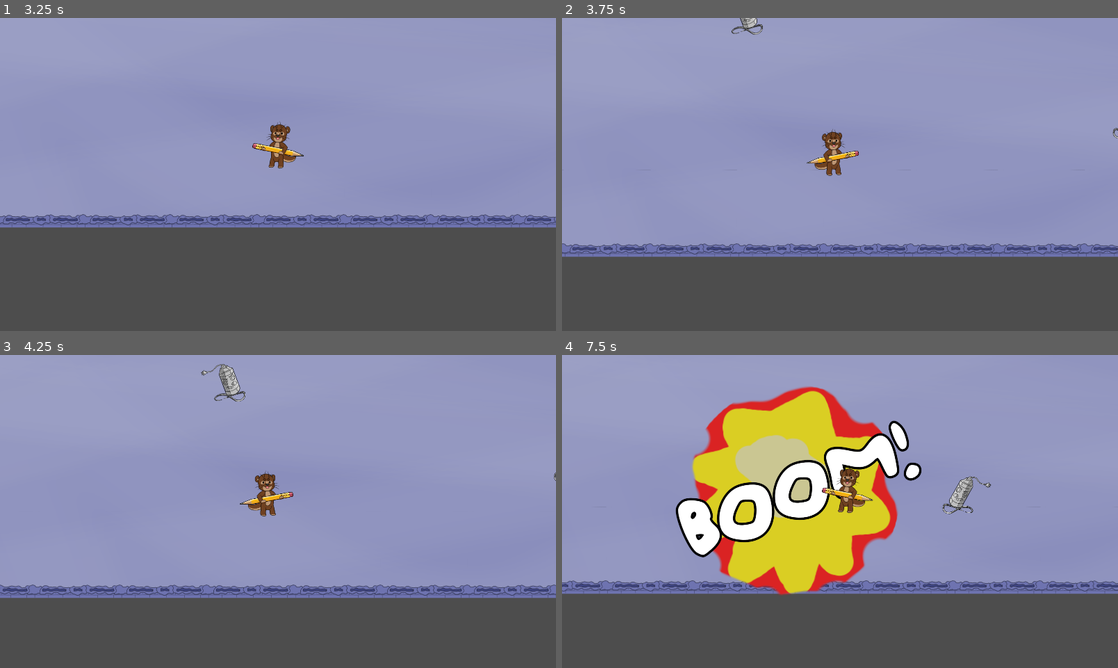
Above: before the commit, frames 1-4 (two rows, left to right).
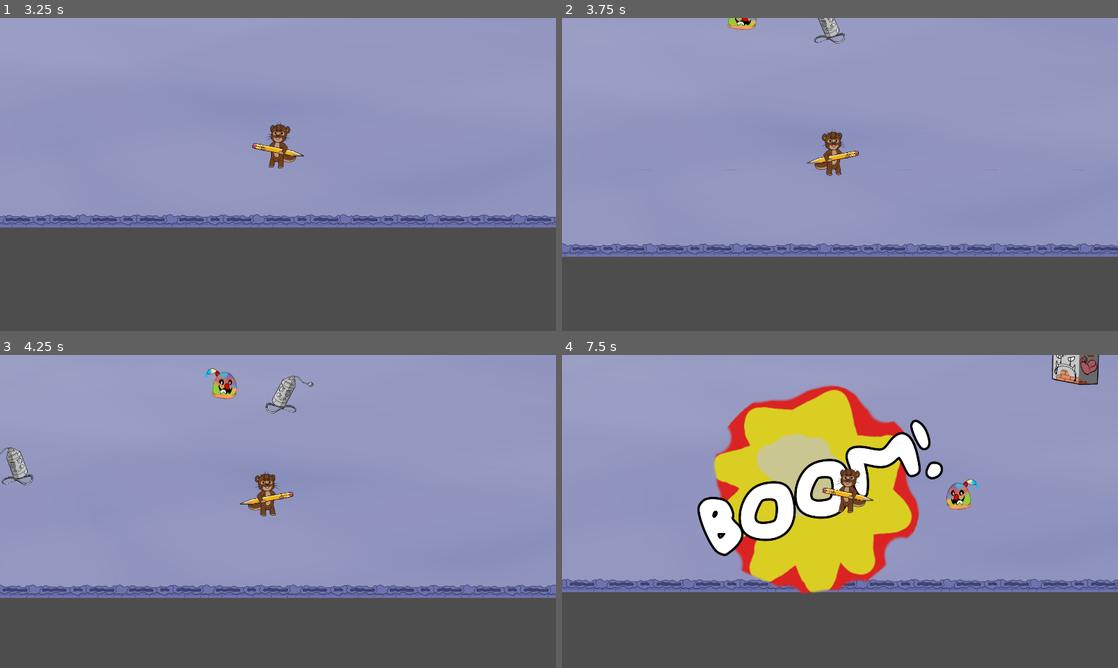
Above: after the commit, the same moments.

Repository: DrOtter3000/ctrlottdelete
Game: Godot game, scene res://Levels/level_template.tscn
Two runs of this game, one before a commit and one after it. Both use one fixed random seed, a clock stepped at 60 frames per second and the inputs below. The engine's default icon, where the game draws it, is replaced by a stand-in: a white triangle on a blue panel in a dark square.
Inputs (mouse positions are in pixels of both pictures, inside the frame that each line leads up to):
- Up to frame 1 (3.25 s): move the mouse to (400, 158) at 0.52 s; hold D (right) 0.53-1.28 s; click (400, 158) at 0.6 s; move the mouse to (166, 190) at 1.27 s; hold S (down) 1.28-2.03 s; click (166, 190) at 1.35 s; move the mouse to (333, 105) at 2.02 s; hold D (right) 2.03-2.78 s; click (333, 105) at 2.1 s; move the mouse to (250, 237) at 2.77 s; hold W (up) from 2.78 s (still down); click (250, 237) at 2.85 s
- Up to frame 2 (3.75 s): move the mouse to (1006, 221) at 3.52 s; release W (up) at 3.53 s; hold A (left) from 3.53 s (still down); click (1006, 221) at 3.6 s
- Up to frame 3 (4.25 s): keep holding A (left)
- Up to frame 4 (7.5 s): move the mouse to (673, 464) at 4.27 s; click (673, 464) at 4.35 s; move the mouse to (867, 511) at 5.02 s; release A (left) at 5.03 s; hold S (down) 5.03-5.78 s; click (867, 511) at 5.1 s; move the mouse to (756, 433) at 5.77 s; hold D (right) 5.78-6.53 s; click (756, 433) at 5.85 s; move the mouse to (962, 495) at 6.52 s; hold W (up) 6.53-7.28 s; click (962, 495) at 6.6 s; move the mouse to (728, 527) at 7.27 s; hold D (right) from 7.28 s (still down); click (728, 527) at 7.35 s

Frame 1 is identical in both runs. In frame 2, 0.5% of the frame differs, in the area x 29-100%, y 0-39%; in frame 3, 1.2%; in frame 4, 17%, in the area x 0-100%, y 0-77%.

Commit message:
make tank juicy

Diff:
--- a/Enemies/Kamikaze/kamikaze.tscn
+++ b/Enemies/Kamikaze/kamikaze.tscn
@@ -455,5 +455,6 @@
 
 [node name="AudioStreamPlayer2D" type="AudioStreamPlayer2D" parent="." index="9"]
 stream = ExtResource("6_juvey")
+bus = &"SFX"
 
 [connection signal="body_entered" from="ExplosionArea" to="." method="_on_explosion_area_body_entered"]
--- a/Enemies/PermanentMarker/permanent_marker.gd
+++ b/Enemies/PermanentMarker/permanent_marker.gd
@@ -1 +1,24 @@
 extends Enemy
+
+@onready var audio_stream_player_2d: AudioStreamPlayer2D = $AudioStreamPlayer2D
+
+
+func play_walk_sound() -> void:
+	audio_stream_player_2d.stream = load("res://Audio/SFX/Enemies/tank_walk.wav")
+	audio_stream_player_2d.pitch_scale = randf_range(.7, 1.4)
+	audio_stream_player_2d.volume_db = -20
+	audio_stream_player_2d.play()
+
+
+func play_die_sound() -> void:
+	audio_stream_player_2d.stream = load("res://Audio/SFX/Enemies/tank_die.wav")
+	audio_stream_player_2d.pitch_scale = randf_range(.7, 1.4)
+	audio_stream_player_2d.volume_db = 0
+	audio_stream_player_2d.play()
+
+
+func play_attack_sound() -> void:
+	audio_stream_player_2d.stream = load("res://Audio/SFX/Enemies/tank_attack.wav")
+	audio_stream_player_2d.pitch_scale = randf_range(.7, 1.4)
+	audio_stream_player_2d.volume_db = 0
+	audio_stream_player_2d.play()
--- a/Enemies/PermanentMarker/permanent_marker.tscn
+++ b/Enemies/PermanentMarker/permanent_marker.tscn
@@ -1,8 +1,9 @@
-[gd_scene load_steps=12 format=3 uid="uid://cwiyh5qtpd6va"]
+[gd_scene load_steps=16 format=3 uid="uid://cwiyh5qtpd6va"]
 
 [ext_resource type="PackedScene" uid="uid://6x1a8q27db8p" path="res://Enemies/enemy.tscn" id="1_52cxl"]
 [ext_resource type="Texture2D" uid="uid://dt33xwy1cxw25" path="res://Enemies/PermanentMarker/Tank.png" id="2_5lgpu"]
 [ext_resource type="Script" path="res://Enemies/PermanentMarker/permanent_marker.gd" id="2_xcyun"]
+[ext_resource type="Texture2D" uid="uid://chg5yjkvcsam4" path="res://Assets/DecalsAndParticles/cloud.png" id="4_fk24p"]
 
 [sub_resource type="RectangleShape2D" id="RectangleShape2D_f00we"]
 size = Vector2(153, 146)
@@ -63,10 +64,22 @@
 "update": 0,
 "values": [Vector2(0, -48)]
 }
+tracks/4/type = "value"
+tracks/4/imported = false
+tracks/4/enabled = true
+tracks/4/path = NodePath("GPUParticles2D:emitting")
+tracks/4/interp = 1
+tracks/4/loop_wrap = true
+tracks/4/keys = {
+"times": PackedFloat32Array(0),
+"transitions": PackedFloat32Array(1),
+"update": 1,
+"values": [false]
+}
 
 [sub_resource type="Animation" id="Animation_nwf4a"]
 resource_name = "attack"
-length = 0.2
+length = 0.25
 tracks/0/type = "value"
 tracks/0/imported = false
 tracks/0/enabled = true
@@ -79,10 +92,24 @@
 "update": 0,
 "values": [Vector2(1, 1), Vector2(1.25, 1.25), Vector2(1, 1)]
 }
+tracks/1/type = "method"
+tracks/1/imported = false
+tracks/1/enabled = true
+tracks/1/path = NodePath(".")
+tracks/1/interp = 1
+tracks/1/loop_wrap = true
+tracks/1/keys = {
+"times": PackedFloat32Array(0),
+"transitions": PackedFloat32Array(1),
+"values": [{
+"args": [],
+"method": &"play_attack_sound"
+}]
+}
 
 [sub_resource type="Animation" id="Animation_gegy1"]
 resource_name = "die"
-length = 0.3
+length = 3.34
 step = 0.025
 tracks/0/type = "value"
 tracks/0/imported = false
@@ -103,9 +130,12 @@
 tracks/1/interp = 1
 tracks/1/loop_wrap = true
 tracks/1/keys = {
-"times": PackedFloat32Array(0.3),
-"transitions": PackedFloat32Array(1),
+"times": PackedFloat32Array(0, 3.325),
+"transitions": PackedFloat32Array(1, 1),
 "values": [{
+"args": [],
+"method": &"play_die_sound"
+}, {
 "args": [],
 "method": &"queue_free"
 }]
@@ -133,6 +163,18 @@
 "transitions": PackedFloat32Array(1, 1),
 "update": 0,
 "values": [Vector2(0, -48), Vector2(0, 0)]
+}
+tracks/4/type = "value"
+tracks/4/imported = false
+tracks/4/enabled = true
+tracks/4/path = NodePath("GPUParticles2D:emitting")
+tracks/4/interp = 1
+tracks/4/loop_wrap = true
+tracks/4/keys = {
+"times": PackedFloat32Array(0),
+"transitions": PackedFloat32Array(1),
+"update": 1,
+"values": [true]
 }
 
 [sub_resource type="Animation" id="Animation_m4uli"]
@@ -164,6 +206,23 @@
 "update": 0,
 "values": [-0.10472, 0.10472]
 }
+tracks/2/type = "method"
+tracks/2/imported = false
+tracks/2/enabled = true
+tracks/2/path = NodePath(".")
+tracks/2/interp = 1
+tracks/2/loop_wrap = true
+tracks/2/keys = {
+"times": PackedFloat32Array(0, 0.8),
+"transitions": PackedFloat32Array(1, 1),
+"values": [{
+"args": [],
+"method": &"play_walk_sound"
+}, {
+"args": [],
+"method": &"play_walk_sound"
+}]
+}
 
 [sub_resource type="AnimationLibrary" id="AnimationLibrary_dpxjn"]
 _data = {
@@ -173,6 +232,28 @@
 "walk": SubResource("Animation_m4uli")
 }
 
+[sub_resource type="Curve" id="Curve_7uctu"]
+_data = [Vector2(0, 0), 0.0, 0.0, 0, 0, Vector2(0.0791367, 0.911121), 0.910306, 0.910306, 0, 0, Vector2(0.455635, 0.952598), -0.299495, -0.299495, 0, 0, Vector2(1, 0), 0.0, 0.0, 0, 0]
+point_count = 4
+
+[sub_resource type="CurveTexture" id="CurveTexture_iny8x"]
+curve = SubResource("Curve_7uctu")
+
+[sub_resource type="ParticleProcessMaterial" id="ParticleProcessMaterial_smpg0"]
+particle_flag_disable_z = true
+emission_shape = 1
+emission_sphere_radius = 125.0
+angle_min = 1.07288e-05
+angle_max = 360.0
+direction = Vector3(0, -1, 0)
+spread = 90.0
+initial_velocity_min = 50.0
+initial_velocity_max = 100.0
+gravity = Vector3(0, 98, 0)
+scale_min = 0.2
+scale_curve = SubResource("CurveTexture_iny8x")
+turbulence_enabled = true
+
 [node name="PermanentMarker" instance=ExtResource("1_52cxl")]
 script = ExtResource("2_xcyun")
 hitpoints = 15.0
@@ -205,3 +286,16 @@
 libraries = {
 "": SubResource("AnimationLibrary_dpxjn")
 }
+
+[node name="GPUParticles2D" type="GPUParticles2D" parent="." index="6"]
+position = Vector2(0, -48)
+emitting = false
+amount = 30
+process_material = SubResource("ParticleProcessMaterial_smpg0")
+texture = ExtResource("4_fk24p")
+lifetime = 3.3
+one_shot = true
+explosiveness = 1.0
+
+[node name="AudioStreamPlayer2D" type="AudioStreamPlayer2D" parent="." index="7"]
+bus = &"SFX"
--- a/Levels/level.gd
+++ b/Levels/level.gd
@@ -50,7 +50,7 @@
 
 	match Gamestate.level:
 		1:
-			enemy_list = {"slime": 0, "tanks": 0, "ranges": 0, "kamikazes": 3}
+			enemy_list = {"slime": 3, "tanks": 3, "ranges": 1, "kamikazes": 3}
 
 		2:
 			enemy_list = {"slime": 9, "tanks": 0, "ranges": 3, "kamikazes": 0}
--- a/Player/main_menu.tscn
+++ b/Player/main_menu.tscn
@@ -171,7 +171,11 @@
 SFX:
 -> Kenney (kenney.nl)
 -> SamsterBirdies
--> Sadiquecat"
+-> Sadiquecat
+-> danlucaz
+-> EricsSoundschmiede\\
+-> iwanPlays
+"
 
 [node name="ButtonContainer" type="VBoxContainer" parent="BoxCredits"]
 layout_mode = 2
Binary file added: Assets/DecalsAndParticles/cloud.png
Not shown, added: Assets/DecalsAndParticles/cloud.png.import
Not shown, added: Audio/SFX/Enemies/tank_attack.wav.import
Not shown, added: Audio/SFX/Enemies/tank_die.wav.import
Not shown, added: Audio/SFX/Enemies/tank_walk.wav.import
Not shown, added: Audio/SFX/Enemies/tank_attack.wav
Not shown, added: Audio/SFX/Enemies/tank_die.wav
Not shown, added: Audio/SFX/Enemies/tank_walk.wav
